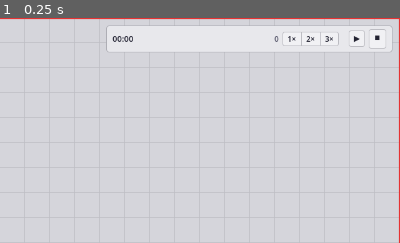
Above: before the commit, frame 1.
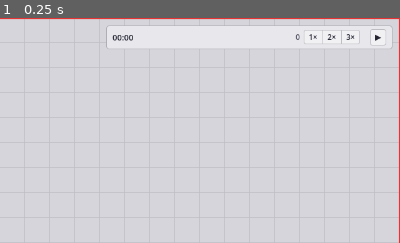
Above: after the commit, the same moment.

Repository: GMU-ASRC/astro-swarm
Game: Godot game, scene res://levels/Arena.tscn
Two runs of this game, one before a commit and one after it. Both use one fixed random seed, a clock stepped at 60 frames per second and the inputs below. This scene is started directly instead of the project's main scene.
Inputs:
- Up to frame 1 (0.25 s): no input
The pictures show only the part of the screen within x 50-100%, y 0-50%; the shares and areas given below are measured in that part.

The runs differ from the first frame. In frame 1, 0.6% of the frame differs, in the area x 26-98%, y 4-16%.
Error before the commit: Invalid access to property or key 'pressed' on a base object of type 'null instance'. (res://ui/hud/TopBar.gd:22)
Error after the commit: Parse Error: Cannot infer the type of "dot_pos" variable because the value doesn't have a set type. (res://ui/hud/RadialMenu.gd:119)

Commit message:
Redesigned radial menu with light slices and hub title

Diff:
--- a/ui/hud/RadialMenu.gd
+++ b/ui/hud/RadialMenu.gd
@@ -7,9 +7,18 @@
 
 var _actions: Array = []
 var _title: String = ""
-var inner_radius: float = 35.0
-var outer_radius: float = 90.0
+var inner_radius: float = 56.0
+var outer_radius: float = 118.0
 var hover_index: int = -1
+
+const PANEL_BG     := Color(0.965, 0.965, 0.973, 1.0)
+const PANEL_BORDER := Color(0.722, 0.722, 0.745, 1.0)
+const SHADOW       := Color(0, 0, 0, 0.18)
+const SLICE_BG     := Color(0.945, 0.945, 0.957, 1.0)
+const SEP_COLOR    := Color(0.78, 0.78, 0.80, 1.0)
+const TEXT_DARK    := Color(0.137, 0.137, 0.196, 1.0)
+const TEXT_MUTED   := Color(0.45, 0.45, 0.51, 1.0)
+const TEXT_LIGHT   := Color(1, 1, 1, 1)
 
 func _ready():
 	center.draw.connect(_on_center_draw)
@@ -17,7 +26,12 @@
 func open(pos: Vector2, actions_list: Array, title: String = ""):
 	_actions = actions_list
 	_title = title
-	center.position = pos
+	var screen_size: Vector2 = get_viewport().get_visible_rect().size
+	var clamped := pos
+	var margin := outer_radius + 8.0
+	clamped.x = clampf(clamped.x, margin, screen_size.x - margin)
+	clamped.y = clampf(clamped.y, margin, screen_size.y - margin)
+	center.position = clamped
 	hover_index = -1
 	visible = true
 	center.queue_redraw()
@@ -29,7 +43,7 @@
 		var local_pos = center.get_local_mouse_position()
 		var dist = local_pos.length()
 		var new_hover = -1
-		if dist >= inner_radius and dist <= outer_radius:
+		if dist >= inner_radius and dist <= outer_radius and _actions.size() > 0:
 			var angle = local_pos.angle() + PI / 2.0
 			if angle < 0: angle += TAU
 			new_hover = int((angle / TAU) * _actions.size())
@@ -43,60 +57,113 @@
 		else:
 			menu_closed.emit()
 		visible = false
+	elif event is InputEventKey and event.pressed and event.keycode == KEY_ESCAPE:
+		get_viewport().set_input_as_handled()
+		menu_closed.emit()
+		visible = false
 
 func _on_center_draw():
 	if _actions.is_empty():
+		_draw_hub()
 		return
 
 	var step = TAU / _actions.size()
 	var font = ThemeDB.fallback_font
-	var font_size = 14
+	var font_size = 12
+	var segment_points = max(20, int(96 / _actions.size()))
+
+	_draw_ring_shadow()
 
 	for i in range(_actions.size()):
 		var start_angle = -PI / 2.0 + i * step
 		var end_angle = start_angle + step
 		var action = _actions[i]
-
-		var color: Color = action.get("color", Color(0.3, 0.3, 0.3))
-		if i == hover_index:
-			color = color.lightened(0.15)
-		var edge_color = color.darkened(0.3)
+		var accent: Color = action.get("color", Color(0.5, 0.5, 0.5, 1.0))
+		var is_hover := i == hover_index
 
 		var poly = PackedVector2Array()
-		var segment_points = max(12, int(64 / _actions.size()))
-
 		for j in range(segment_points + 1):
 			var t = start_angle + (end_angle - start_angle) * (j / float(segment_points))
 			poly.append(Vector2(cos(t), sin(t)) * outer_radius)
-
 		for j in range(segment_points + 1):
 			var t = end_angle - (end_angle - start_angle) * (j / float(segment_points))
 			poly.append(Vector2(cos(t), sin(t)) * inner_radius)
 
-		center.draw_colored_polygon(poly, color)
+		var fill: Color = accent if is_hover else SLICE_BG
+		center.draw_colored_polygon(poly, fill)
 
-		var line_poly = poly.duplicate()
-		line_poly.append(poly[0])
-		center.draw_polyline(line_poly, edge_color, 2.0, true)
+	for i in range(_actions.size()):
+		var sep_angle = -PI / 2.0 + i * step
+		var p1 = Vector2(cos(sep_angle), sin(sep_angle)) * (inner_radius + 1.0)
+		var p2 = Vector2(cos(sep_angle), sin(sep_angle)) * (outer_radius - 1.0)
+		center.draw_line(p1, p2, SEP_COLOR, 1.0, true)
 
+	_draw_circle_outline(outer_radius, PANEL_BORDER, 1.5, segment_points * _actions.size())
+	_draw_circle_outline(inner_radius, PANEL_BORDER, 1.5, segment_points * _actions.size())
+
+	for i in range(_actions.size()):
+		var start_angle = -PI / 2.0 + i * step
+		var end_angle = start_angle + step
+		var action = _actions[i]
+		var accent: Color = action.get("color", Color(0.5, 0.5, 0.5, 1.0))
+		var is_hover := i == hover_index
 		var mid_angle = start_angle + step / 2.0
 		var mid_radius = (inner_radius + outer_radius) / 2.0
-		var text_pos = Vector2(cos(mid_angle), sin(mid_angle)) * mid_radius
+		var center_pos = Vector2(cos(mid_angle), sin(mid_angle)) * mid_radius
 
 		var label: String = action.get("label", "")
-		var string_size = font.get_string_size(label, HORIZONTAL_ALIGNMENT_CENTER, -1, font_size)
-		text_pos.y += string_size.y * 0.35
-		text_pos.x -= string_size.x / 2.0
+		var text_color: Color = TEXT_LIGHT if is_hover else TEXT_DARK
+		var text_size = font.get_string_size(label, HORIZONTAL_ALIGNMENT_CENTER, -1, font_size)
 
-		center.draw_string(font, text_pos, label, HORIZONTAL_ALIGNMENT_CENTER, -1, font_size, Color.WHITE)
+		var dot_radius := 3.0
+		var dot_pos := center_pos + Vector2(0, -text_size.y * 0.5 - 6.0)
+		center.draw_circle(dot_pos, dot_radius, TEXT_LIGHT if is_hover else accent)
 
-	if _title != "":
-		var lines: PackedStringArray = _title.split("\n")
-		var line_h: float = font.get_height(font_size)
-		var total_h: float = line_h * lines.size()
-		var y_start: float = -total_h * 0.5 + line_h * 0.75
-		for i in lines.size():
-			var line: String = lines[i]
-			var line_size = font.get_string_size(line, HORIZONTAL_ALIGNMENT_CENTER, -1, font_size)
-			var line_pos = Vector2(-line_size.x / 2.0, y_start + i * line_h)
-			center.draw_string(font, line_pos, line, HORIZONTAL_ALIGNMENT_CENTER, -1, font_size, Color(0.9, 0.9, 0.9, 1.0))
+		var text_pos = center_pos + Vector2(-text_size.x * 0.5, text_size.y * 0.35)
+		center.draw_string(font, text_pos, label, HORIZONTAL_ALIGNMENT_CENTER, -1, font_size, text_color)
+
+	_draw_hub()
+
+func _draw_hub():
+	center.draw_circle(Vector2(2, 3), inner_radius - 2.0, SHADOW)
+	center.draw_circle(Vector2.ZERO, inner_radius - 4.0, PANEL_BG)
+	_draw_circle_outline(inner_radius - 4.0, PANEL_BORDER, 1.0, 64)
+
+	if _title == "":
+		return
+	var font = ThemeDB.fallback_font
+	var lines: PackedStringArray = _title.split("\n")
+	var name_size := 14
+	var sub_size := 11
+	var name_h: float = font.get_height(name_size)
+	var sub_h: float = font.get_height(sub_size)
+	var total_h: float = name_h + (lines.size() - 1) * sub_h
+	var y: float = -total_h * 0.5 + name_h * 0.75
+
+	for i in lines.size():
+		var line: String = lines[i]
+		var fs: int = name_size if i == 0 else sub_size
+		var color: Color = TEXT_DARK if i == 0 else TEXT_MUTED
+		var line_size = font.get_string_size(line, HORIZONTAL_ALIGNMENT_CENTER, -1, fs)
+		var pos = Vector2(-line_size.x * 0.5, y)
+		center.draw_string(font, pos, line, HORIZONTAL_ALIGNMENT_CENTER, -1, fs, color)
+		y += (name_h if i == 0 else sub_h)
+
+func _draw_ring_shadow():
+	var pts := 96
+	var ring := PackedVector2Array()
+	var offset := Vector2(2, 4)
+	for j in range(pts + 1):
+		var t = j / float(pts) * TAU
+		ring.append(Vector2(cos(t), sin(t)) * (outer_radius + 2.0) + offset)
+	for j in range(pts + 1):
+		var t = (1.0 - j / float(pts)) * TAU
+		ring.append(Vector2(cos(t), sin(t)) * inner_radius + offset)
+	center.draw_colored_polygon(ring, SHADOW)
+
+func _draw_circle_outline(r: float, color: Color, width: float, segments: int):
+	var pts := PackedVector2Array()
+	for j in range(segments + 1):
+		var t = j / float(segments) * TAU
+		pts.append(Vector2(cos(t), sin(t)) * r)
+	center.draw_polyline(pts, color, width, true)
